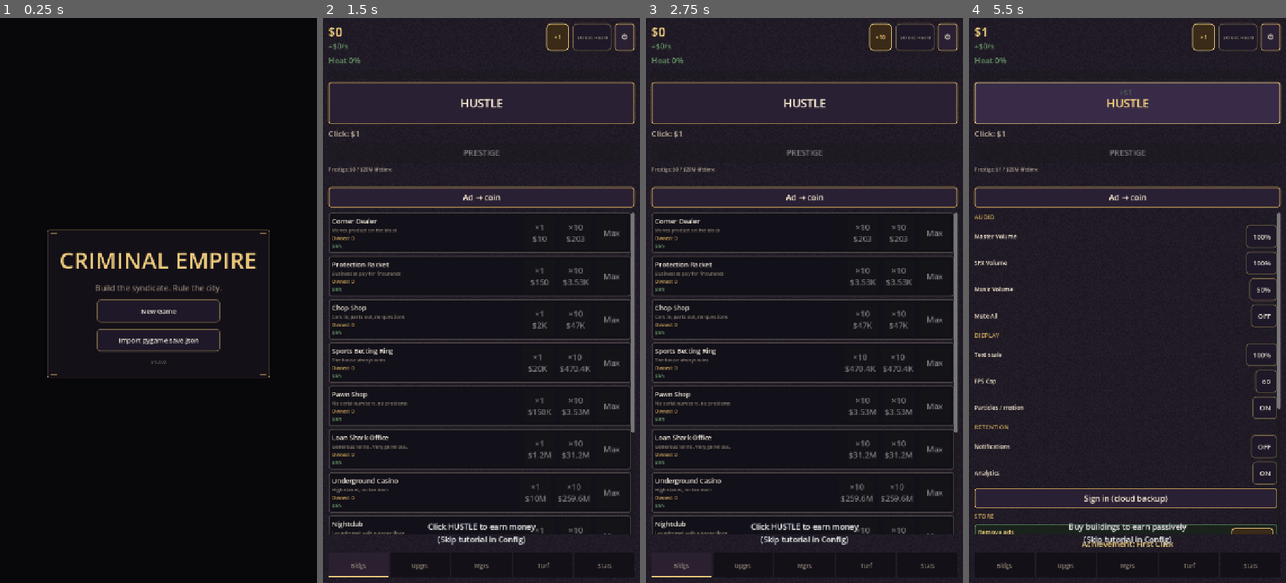
Above: before the commit, frames 1-4 (left to right).
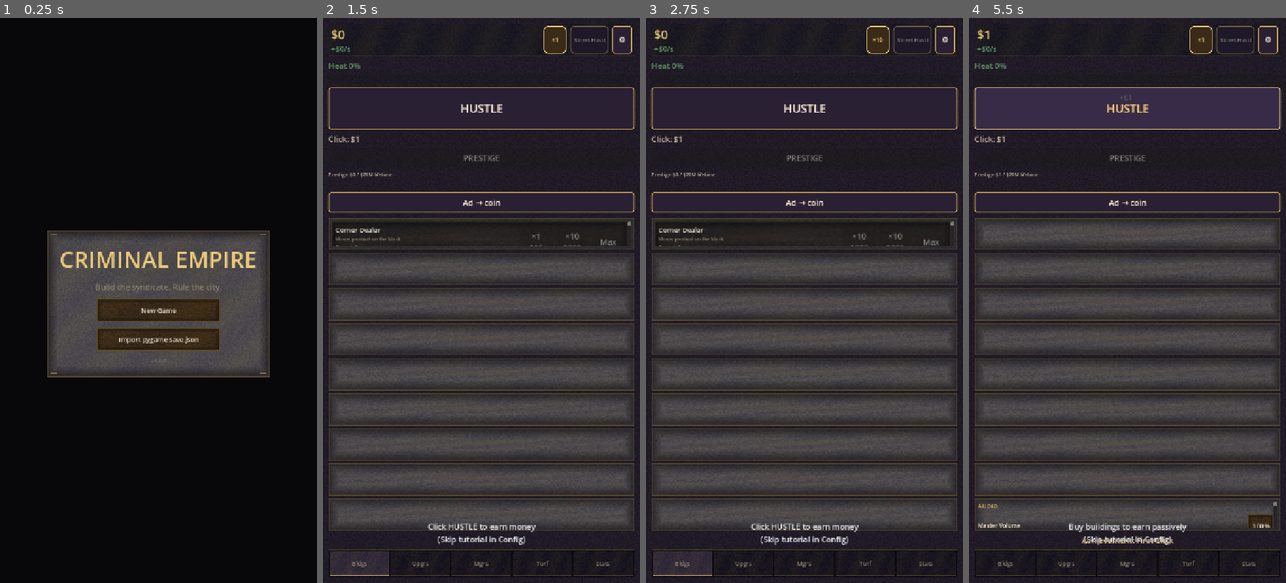
Above: after the commit, the same moments.

Repository: ironassassin3/Idle-empire
Game: Godot game, scene res://scenes/main_menu.tscn
Same seed, same stepped clock (60 frames per second), same inputs: the game is played once before the commit and once after it.
Inputs:
- Up to frame 1 (0.25 s): no input
- Up to frame 2 (1.5 s): click "Import pygame save.json" at 0.5 s; click "New Game" at 1.25 s
- Up to frame 3 (2.75 s): click "×1" at 2 s
- Up to frame 4 (5.5 s): click "×10" at 2.75 s; click "Max" at 3.5 s; click "⚙" at 4.25 s; click "HUSTLE" at 5 s

The runs differ from the first frame. In frame 1, 16% of the frame differs, in the area x 14-86%, y 37-64%; in frame 2, 45%, in the area x 1-99%, y 0-99%; in frame 3, 45%; in frame 4, 45%.

Commit message:
feat(ui): procedural rustic noir theme with MM drop-in hooks
Bake tileable paper/leather UI textures at startup when MM PNGs are absent;
wire StyleBoxTexture surfaces across game screen, menu ledger, overlays, and rows.

Co-authored-by: Cursor <cursoragent@cursor.com>

Diff:
--- a/godot/project.godot
+++ b/godot/project.godot
@@ -34,6 +34,7 @@
 Monetization="*res://scripts/autoload/monetization.gd"
 Notifications="*res://scripts/autoload/notifications.gd"
 CloudSave="*res://scripts/autoload/cloud_save.gd"
+RusticUi="*res://scripts/autoload/rustic_ui.gd"
 
 [display]
 
--- a/godot/scripts/autoload/game_config.gd
+++ b/godot/scripts/autoload/game_config.gd
@@ -29,5 +29,5 @@
 const OFFLINE_EFFICIENCY := 0.6
 const SHOW_PARTICLES := true
 
-# P14 — flip to true once Material Maker rustic_noir graphs are exported to assets/ui/textures/.
-const UI_RUSTIC_THEME := false
+# P14 rustic noir — procedural bake at startup; set false to force flat StyleBoxFlat UI.
+const UI_RUSTIC_THEME := true
--- /dev/null
+++ b/godot/scripts/autoload/rustic_ui.gd
@@ -0,0 +1,8 @@
+extends Node
+## Startup hook — bake/load rustic textures once, apply theme when ready.
+
+
+func _ready() -> void:
+	GameTheme.init_rustic()
+	if GameTheme.is_rustic_active():
+		GameTheme.apply_rustic_theme(get_tree())
--- a/godot/scripts/tools/soak_autoloads.gd
+++ b/godot/scripts/tools/soak_autoloads.gd
@@ -18,6 +18,7 @@
 	["Monetization", "res://scripts/autoload/monetization.gd"],
 	["Notifications", "res://scripts/autoload/notifications.gd"],
 	["CloudSave", "res://scripts/autoload/cloud_save.gd"],
+	["RusticUi", "res://scripts/autoload/rustic_ui.gd"],
 ]
 
 
--- a/godot/scripts/ui/game_screen.gd
+++ b/godot/scripts/ui/game_screen.gd
@@ -41,6 +41,9 @@
 @onready var _prestige_info: Label = $Root/VBox/Body/Left/PrestigeInfo
 @onready var _buff_label: Label = $Root/VBox/Body/Left/BuffLabel
 # Bottom nav bar (5 primary tabs) + Turf subtab bar + header gear.
+@onready var _bottom_bar: HBoxContainer = $Root/VBox/BottomBar
+@onready var _header: HBoxContainer = $Root/VBox/Header
+@onready var _body_right: VBoxContainer = $Root/VBox/Body/Right
 @onready var _tab_bldgs: Button = $Root/VBox/BottomBar/BldgsBtn
 @onready var _tab_upgrs: Button = $Root/VBox/BottomBar/UpgrsBtn
 @onready var _tab_mgrs: Button = $Root/VBox/BottomBar/MgrsBtn
@@ -171,6 +174,7 @@
 		AudioManager.set_music_mode(MusicDefs.MusicMode.PLAYING_AMBIENT)
 	_apply_safe_area()
 	_apply_header_theme()
+	_apply_rustic_surfaces()
 	get_viewport().size_changed.connect(_apply_safe_area)
 	_heat_bar.max_value = 100.0
 	_populate_buildings()
@@ -241,6 +245,56 @@
 	_refresh_tab_strip()
 
 
+func _apply_rustic_surfaces() -> void:
+	if not GameTheme.is_rustic_active():
+		return
+	_wrap_strip_panel(_header, GameTheme.header_strip_style())
+	_wrap_strip_panel(_bottom_bar, GameTheme.tab_bar_bg_style())
+	for scroll in [
+		_bldgs_scroll, _upgrs_scroll, _turf_scroll, _rivals_scroll,
+		_crew_scroll, _ops_scroll, _stats_scroll, _mgrs_scroll, _config_scroll,
+	]:
+		_wrap_content_panel(scroll)
+	_dragon_hud.add_theme_stylebox_override("panel", GameTheme.panel_style())
+
+
+func _wrap_strip_panel(inner: Control, style: StyleBox) -> void:
+	if inner.get_meta("_rustic_wrapped", false):
+		return
+	var parent := inner.get_parent()
+	if parent == null:
+		return
+	var idx := inner.get_index()
+	var shell := PanelContainer.new()
+	shell.mouse_filter = Control.MOUSE_FILTER_IGNORE
+	shell.add_theme_stylebox_override("panel", style)
+	parent.remove_child(inner)
+	shell.add_child(inner)
+	inner.size_flags_horizontal = Control.SIZE_EXPAND_FILL
+	inner.size_flags_vertical = Control.SIZE_SHRINK_CENTER
+	parent.add_child(shell)
+	parent.move_child(shell, idx)
+	inner.set_meta("_rustic_wrapped", true)
+
+
+func _wrap_content_panel(scroll: ScrollContainer) -> void:
+	if scroll.get_meta("_rustic_panel", false):
+		return
+	var parent := scroll.get_parent()
+	if parent == null:
+		return
+	var idx := scroll.get_index()
+	var panel := PanelContainer.new()
+	panel.size_flags_vertical = Control.SIZE_EXPAND_FILL
+	panel.add_theme_stylebox_override("panel", GameTheme.panel_style())
+	parent.remove_child(scroll)
+	panel.add_child(scroll)
+	scroll.size_flags_vertical = Control.SIZE_EXPAND_FILL
+	parent.add_child(panel)
+	parent.move_child(panel, idx)
+	scroll.set_meta("_rustic_panel", true)
+
+
 func _apply_overlay_theme() -> void:
 	_milestone_title.add_theme_color_override("font_color", GameTheme.GOLD_BRIGHT)
 	_milestone_title.add_theme_font_size_override("font_size", GameTheme.scaled_font(18))
@@ -1284,7 +1338,7 @@
 		_config_body.add_child(owned)
 		return
 	var panel := PanelContainer.new()
-	panel.add_theme_stylebox_override("panel", GameTheme.make_row_card_flat(GameTheme.RowAffordance.BUYABLE))
+	panel.add_theme_stylebox_override("panel", GameTheme.row_card_style(GameTheme.RowAffordance.BUYABLE))
 	var row := HBoxContainer.new()
 	row.add_theme_constant_override("separation", 8)
 	panel.add_child(row)
--- a/godot/scripts/ui/game_theme.gd
+++ b/godot/scripts/ui/game_theme.gd
@@ -1,7 +1,9 @@
 class_name GameTheme
 extends RefCounted
 ## Noir palette + P14 typography / StyleBox helpers — mirrors src/theme.py Phase 127.
-## Material Maker texture paths are wired here; flat StyleBoxFlat fallbacks until P14.1 MM export.
+## Rustic surfaces: procedural bake (RusticTextureBaker) with MM PNG drop-in override.
+
+const RusticTextureBaker = preload("res://scripts/ui/rustic_texture_baker.gd")
 
 const BG := Color("08070a")
 const BG_PANEL := Color("121018")
@@ -54,6 +56,134 @@
 const TEX_MODAL := "res://assets/ui/textures/modal_frame.png"
 const TEX_WAX_SEAL := "res://assets/ui/textures/wax_seal.png"
 
+const _SLICE_MARGIN := 24
+const _CARD_SLICE := 18
+
+static var _rustic_textures: Dictionary = {}
+static var _rustic_style_cache: Dictionary = {}
+static var _rustic_init_done: bool = false
+static var _rustic_active: bool = false
+
+
+static func is_rustic_active() -> bool:
+	return _rustic_active
+
+
+static func init_rustic() -> void:
+	if _rustic_init_done:
+		return
+	_rustic_init_done = true
+	_rustic_active = false
+	_rustic_textures.clear()
+	_rustic_style_cache.clear()
+	if not GameConfig.UI_RUSTIC_THEME:
+		return
+	var loaded: Dictionary = RusticTextureBaker.load_or_bake()
+	if loaded.is_empty():
+		push_warning("GameTheme: rustic theme requested but bake produced no textures")
+		return
+	_rustic_textures = loaded
+	_rustic_active = true
+
+
+static func apply_rustic_theme(tree: SceneTree = null) -> void:
+	if not _rustic_active:
+		return
+	var theme_path := "res://theme/rustic_noir_theme.tres"
+	if not ResourceLoader.exists(theme_path):
+		return
+	var theme := (load(theme_path) as Theme).duplicate(true)
+	if theme == null:
+		return
+	var btn_n := _rustic_btn_style(RusticTextureBaker.KEY_BTN_NORMAL)
+	var btn_h := _rustic_btn_style(RusticTextureBaker.KEY_BTN_HOVER)
+	var btn_p := _rustic_btn_style(RusticTextureBaker.KEY_BTN_PRESSED)
+	if btn_n != null:
+		theme.set_stylebox("normal", &"Button", btn_n)
+	if btn_h != null:
+		theme.set_stylebox("hover", &"Button", btn_h)
+	if btn_p != null:
+		theme.set_stylebox("pressed", &"Button", btn_p)
+	var panel := _rustic_slice_style(RusticTextureBaker.KEY_PANEL, _SLICE_MARGIN)
+	if panel != null:
+		theme.set_stylebox("panel", &"PanelContainer", panel)
+	if tree != null and tree.root != null:
+		tree.root.theme = theme
+
+
+static func _rustic_tex(key: String) -> Texture2D:
+	return _rustic_textures.get(key) as Texture2D
+
+
+static func _rustic_slice_style(key: String, margin: int, content: float = 8.0) -> StyleBoxTexture:
+	if not _rustic_active:
+		return null
+	var cache_key := "%s|%d|%.1f" % [key, margin, content]
+	if _rustic_style_cache.has(cache_key):
+		return _rustic_style_cache[cache_key]
+	var tex := _rustic_tex(key)
+	if tex == null:
+		return null
+	var sb := StyleBoxTexture.new()
+	sb.texture = tex
+	sb.texture_margin_left = margin
+	sb.texture_margin_top = margin
+	sb.texture_margin_right = margin
+	sb.texture_margin_bottom = margin
+	sb.set_content_margin_all(content)
+	_rustic_style_cache[cache_key] = sb
+	return sb
+
+
+static func _rustic_btn_style(key: String) -> StyleBoxTexture:
+	return _rustic_slice_style(key, 10, 10.0)
+
+
+static func _rustic_tab_style(active: bool) -> StyleBox:
+	if not _rustic_active:
+		return null
+	var key := RusticTextureBaker.KEY_TAB_ACTIVE if active else RusticTextureBaker.KEY_TAB_IDLE
+	var sb := _rustic_slice_style(key, 8, 6.0)
+	if sb == null:
+		return null
+	sb.axis_stretch_horizontal = StyleBoxTexture.AXIS_STRETCH_MODE_STRETCH
+	sb.axis_stretch_vertical = StyleBoxTexture.AXIS_STRETCH_MODE_STRETCH
+	return sb
+
+
+static func _row_card_modulate(affordance: int) -> Color:
+	match affordance:
+		RowAffordance.OWNED:
+			return Color(GREEN, 0.92)
+		RowAffordance.PETE:
+			return Color(GOLD_BRIGHT, 0.95)
+		RowAffordance.BUYABLE:
+			return Color(GREEN, 1.05)
+		_:
+			return Color(TEXT_MUTED, 0.88)
+
+
+static func header_strip_style() -> StyleBox:
+	if _rustic_active:
+		var sb := _rustic_slice_style(RusticTextureBaker.KEY_HEADER_STRIP, 6, 6.0)
+		if sb != null:
+			sb.axis_stretch_horizontal = StyleBoxTexture.AXIS_STRETCH_MODE_TILE
+			return sb
+	return make_panel_flat()
+
+
+static func tab_bar_bg_style() -> StyleBox:
+	if _rustic_active:
+		var sb := _rustic_slice_style(RusticTextureBaker.KEY_TAB_BAR_BG, 6, 4.0)
+		if sb != null:
+			sb.axis_stretch_horizontal = StyleBoxTexture.AXIS_STRETCH_MODE_TILE
+			return sb
+	var sb_flat := StyleBoxFlat.new()
+	sb_flat.bg_color = BG_PANEL
+	sb_flat.border_color = Color(GOLD, 0.25)
+	sb_flat.set_border_width(Side.SIDE_TOP, 1)
+	return sb_flat
+
 
 static func truncate(text: String, max_chars: int) -> String:
 	if text.length() <= max_chars:
@@ -62,7 +192,7 @@
 
 
 static func texture_exists(path: String) -> bool:
-	return not path.is_empty() and ResourceLoader.exists(path)
+	return not path.is_empty() and FileAccess.file_exists(path)
 
 
 static func make_panel_flat() -> StyleBoxFlat:
@@ -116,7 +246,10 @@
 
 
 static func tab_strip_style(active: bool) -> StyleBox:
-	if GameConfig.UI_RUSTIC_THEME and texture_exists(TEX_TAB_BAR):
+	var rustic := _rustic_tab_style(active)
+	if rustic != null:
+		return rustic
+	if _rustic_active and texture_exists(TEX_TAB_BAR):
 		var tex := StyleBoxTexture.new()
 		tex.texture = load(TEX_TAB_BAR)
 		return tex
@@ -124,9 +257,18 @@
 
 
 static func panel_style() -> StyleBox:
-	if GameConfig.UI_RUSTIC_THEME and texture_exists(TEX_PANEL):
+	if _rustic_active:
+		var sb := _rustic_slice_style(RusticTextureBaker.KEY_PANEL, _SLICE_MARGIN)
+		if sb != null:
+			return sb
+	if texture_exists(TEX_PANEL):
 		var tex := StyleBoxTexture.new()
 		tex.texture = load(TEX_PANEL)
+		tex.texture_margin_left = _SLICE_MARGIN
+		tex.texture_margin_top = _SLICE_MARGIN
+		tex.texture_margin_right = _SLICE_MARGIN
+		tex.texture_margin_bottom = _SLICE_MARGIN
+		tex.set_content_margin_all(8.0)
 		return tex
 	return make_panel_flat()
 
@@ -208,13 +350,26 @@
 
 
 static func menu_ledger_style() -> StyleBox:
+	if _rustic_active:
+		var sb := _rustic_slice_style(RusticTextureBaker.KEY_MODAL, _SLICE_MARGIN, 28.0)
+		if sb != null:
+			return sb
 	return make_menu_ledger_flat()
 
 
 static func overlay_ledger_style() -> StyleBox:
-	if GameConfig.UI_RUSTIC_THEME and texture_exists(TEX_MODAL):
+	if _rustic_active:
+		var sb := _rustic_slice_style(RusticTextureBaker.KEY_MODAL, _SLICE_MARGIN, 20.0)
+		if sb != null:
+			return sb
+	if texture_exists(TEX_MODAL):
 		var tex := StyleBoxTexture.new()
 		tex.texture = load(TEX_MODAL)
+		tex.texture_margin_left = _SLICE_MARGIN
+		tex.texture_margin_top = _SLICE_MARGIN
+		tex.texture_margin_right = _SLICE_MARGIN
+		tex.texture_margin_bottom = _SLICE_MARGIN
+		tex.set_content_margin_all(20.0)
 		return tex
 	return make_menu_ledger_flat()
 
@@ -253,14 +408,28 @@
 	if btn == null:
 		return
 	btn.custom_minimum_size.y = maxf(float(btn.custom_minimum_size.y), float(MENU_BTN_MIN_H))
-	var normal := make_menu_button_flat(primary)
-	var hover := make_menu_button_flat(primary)
-	hover.bg_color = hover.bg_color.lightened(0.08)
-	var pressed := make_menu_button_flat(primary)
-	pressed.bg_color = pressed.bg_color.darkened(0.06)
-	btn.add_theme_stylebox_override("normal", normal)
-	btn.add_theme_stylebox_override("hover", hover)
-	btn.add_theme_stylebox_override("pressed", pressed)
+	if _rustic_active:
+		var normal := _rustic_btn_style(RusticTextureBaker.KEY_BTN_NORMAL)
+		var hover := _rustic_btn_style(RusticTextureBaker.KEY_BTN_HOVER)
+		var pressed := _rustic_btn_style(RusticTextureBaker.KEY_BTN_PRESSED)
+		if normal != null:
+			btn.add_theme_stylebox_override("normal", normal)
+		if hover != null:
+			btn.add_theme_stylebox_override("hover", hover)
+		if pressed != null:
+			btn.add_theme_stylebox_override("pressed", pressed)
+		btn.add_theme_stylebox_override("disabled", make_menu_button_flat(false))
+		btn.add_theme_color_override("font_color", GOLD_BRIGHT if primary else TEXT)
+		btn.add_theme_font_size_override("font_size", scaled_font(16 if primary else 15))
+		return
+	var normal_flat := make_menu_button_flat(primary)
+	var hover_flat := make_menu_button_flat(primary)
+	hover_flat.bg_color = hover_flat.bg_color.lightened(0.08)
+	var pressed_flat := make_menu_button_flat(primary)
+	pressed_flat.bg_color = pressed_flat.bg_color.darkened(0.06)
+	btn.add_theme_stylebox_override("normal", normal_flat)
+	btn.add_theme_stylebox_override("hover", hover_flat)
+	btn.add_theme_stylebox_override("pressed", pressed_flat)
 	btn.add_theme_stylebox_override("disabled", make_menu_button_flat(false))
 	btn.add_theme_color_override("font_color", GOLD_BRIGHT if primary else TEXT)
 	btn.add_theme_font_size_override("font_size", scaled_font(16 if primary else 15))
@@ -288,9 +457,20 @@
 
 
 static func row_card_style(affordance: int) -> StyleBox:
-	if GameConfig.UI_RUSTIC_THEME and texture_exists(TEX_CARD):
+	if _rustic_active:
+		var base := _rustic_slice_style(RusticTextureBaker.KEY_CARD, _CARD_SLICE, 8.0)
+		if base != null:
+			var sb := base.duplicate() as StyleBoxTexture
+			sb.modulate_color = _row_card_modulate(affordance)
+			return sb
+	if texture_exists(TEX_CARD):
 		var tex := StyleBoxTexture.new()
 		tex.texture = load(TEX_CARD)
+		tex.texture_margin_left = _CARD_SLICE
+		tex.texture_margin_top = _CARD_SLICE
+		tex.texture_margin_right = _CARD_SLICE
+		tex.texture_margin_bottom = _CARD_SLICE
+		tex.set_content_margin_all(8.0)
 		return tex
 	return make_row_card_flat(affordance)
 
--- a/godot/scripts/ui/prestige_tree_overlay.gd
+++ b/godot/scripts/ui/prestige_tree_overlay.gd
@@ -179,7 +179,7 @@
 func _make_perk_card(key: String, perk_name: String, cost: int, effect: String, tier: int, meta: Dictionary) -> PanelContainer:
 	var panel := PanelContainer.new()
 	panel.custom_minimum_size = Vector2(220, 128)
-	panel.add_theme_stylebox_override("panel", GameTheme.make_row_card_flat(
+	panel.add_theme_stylebox_override("panel", GameTheme.row_card_style(
 		GameTheme.RowAffordance.OWNED if key in GameState.perks_purchased else GameTheme.RowAffordance.LOCKED
 	))
 	var vbox := VBoxContainer.new()
@@ -210,7 +210,7 @@
 	elif gate.get("ok", false):
 		btn.text = "Buy (%d inf)" % cost
 		btn.pressed.connect(_on_buy_perk.bind(key))
-		panel.add_theme_stylebox_override("panel", GameTheme.make_row_card_flat(GameTheme.RowAffordance.BUYABLE))
+		panel.add_theme_stylebox_override("panel", GameTheme.row_card_style(GameTheme.RowAffordance.BUYABLE))
 	else:
 		btn.text = str(gate.get("reason", "Locked"))
 		btn.disabled = true
--- /dev/null
+++ b/godot/scripts/ui/rustic_texture_baker.gd
@@ -0,0 +1,199 @@
+class_name RusticTextureBaker
+extends RefCounted
+## Procedural 9-slice UI textures — warm paper/leather noir palette (P14 rustic path).
+## Baked once at startup; MM PNGs in assets/ui/textures/ override when present.
+
+const SLICE_MARGIN := 24
+const PANEL_SIZE := 256
+const CARD_SIZE := 192
+const MODAL_SIZE := 320
+const TAB_STRIP_H := 56
+const TAB_STRIP_W := 256
+const BTN_W := 128
+const BTN_H := 48
+const HEADER_H := 48
+const HEADER_W := 512
+
+const KEY_PANEL := "panel"
+const KEY_CARD := "card"
+const KEY_MODAL := "modal"
+const KEY_TAB_IDLE := "tab_idle"
+const KEY_TAB_ACTIVE := "tab_active"
+const KEY_TAB_BAR_BG := "tab_bar_bg"
+const KEY_HEADER_STRIP := "header_strip"
+const KEY_BTN_NORMAL := "btn_normal"
+const KEY_BTN_HOVER := "btn_hover"
+const KEY_BTN_PRESSED := "btn_pressed"
+
+const MM_PATHS := {
+	KEY_PANEL: GameTheme.TEX_PANEL,
+	KEY_CARD: GameTheme.TEX_CARD,
+	KEY_MODAL: GameTheme.TEX_MODAL,
+	KEY_TAB_BAR_BG: GameTheme.TEX_TAB_BAR,
+}
+
+
+static func bake_all() -> Dictionary:
+	var rng := RandomNumberGenerator.new()
+	rng.seed = 1337
+	return {
+		KEY_PANEL: _bake_panel(rng, PANEL_SIZE, PANEL_SIZE, false),
+		KEY_CARD: _bake_panel(rng, CARD_SIZE, CARD_SIZE, true),
+		KEY_MODAL: _bake_panel(rng, MODAL_SIZE, MODAL_SIZE, false, 1.15),
+		KEY_TAB_IDLE: _bake_tab_strip(rng, false),
+		KEY_TAB_ACTIVE: _bake_tab_strip(rng, true),
+		KEY_TAB_BAR_BG: _bake_tab_bar_bg(rng),
+		KEY_HEADER_STRIP: _bake_header_strip(rng),
+		KEY_BTN_NORMAL: _bake_button(rng, 0.0),
+		KEY_BTN_HOVER: _bake_button(rng, 0.06),
+		KEY_BTN_PRESSED: _bake_button(rng, -0.05),
+	}
+
+
+static func load_or_bake() -> Dictionary:
+	var out: Dictionary = {}
+	for key in MM_PATHS:
+		var path: String = MM_PATHS[key]
+		if _mm_file_exists(path):
+			var tex := load(path) as Texture2D
+			if tex != null:
+				out[key] = tex
+	var baked := bake_all()
+	for key in baked:
+		if not out.has(key):
+			out[key] = baked[key]
+	return out
+
+
+static func _mm_file_exists(path: String) -> bool:
+	return not path.is_empty() and FileAccess.file_exists(path)
+
+
+static func _base_paper() -> Color:
+	return Color(GameTheme.TEXT).lerp(GameTheme.BG_PANEL, 0.72)
+
+
+static func _fill_paper_noise(img: Image, base: Color, rng: RandomNumberGenerator, grain: float = 0.045) -> void:
+	var w := img.get_width()
+	var h := img.get_height()
+	for y in h:
+		for x in w:
+			var n := rng.randf_range(-1.0, 1.0)
+			var stain := sin(float(x) * 0.07 + float(y) * 0.05) * 0.015
+			var c := base
+			c.r = clampf(c.r + n * grain + stain, 0.0, 1.0)
+			c.g = clampf(c.g + n * grain * 0.9 + stain * 0.8, 0.0, 1.0)
+			c.b = clampf(c.b + n * grain * 0.75, 0.0, 1.0)
+			c.a = 1.0
+			img.set_pixel(x, y, c)
+
+
+static func _apply_worn_border(img: Image, margin: int, gold_strength: float = 0.55) -> void:
+	var w := img.get_width()
+	var h := img.get_height()
+	var gold := GameTheme.GOLD
+	for y in h:
+		for x in w:
+			var dx := mini(x, w - 1 - x)
+			var dy := mini(y, h - 1 - y)
+			var edge := mini(dx, dy)
+			if edge >= margin:
+				continue
+			var t := 1.0 - float(edge) / float(margin)
+			var c: Color = img.get_pixel(x, y)
+			var dark := GameTheme.BG.darkened(0.15)
+			c = c.lerp(dark, t * 0.55)
+			var edge_gold := gold.lerp(dark, 0.35)
+			if edge < 3:
+				c = c.lerp(edge_gold, gold_strength * (1.0 - float(edge) / 3.0))
+			img.set_pixel(x, y, c)
+
+
+static func _apply_warm_stains(img: Image, rng: RandomNumberGenerator, count: int = 3) -> void:
+	var w := img.get_width()
+	var h := img.get_height()
+	for _i in count:
+		var cx := rng.randi_range(int(w / 4), int(w * 3 / 4))
+		var cy := rng.randi_range(int(h / 4), int(h * 3 / 4))
+		var rad := rng.randi_range(int(mini(w, h) / 8), int(mini(w, h) / 4))
+		var tint := Color(GameTheme.GOLD, 0.12).lerp(Color(GameTheme.TEXT_MUTED, 0.08), rng.randf())
+		for y in h:
+			for x in w:
+				var d := Vector2(x - cx, y - cy).length()
+				if d > float(rad):
+					continue
+				var falloff := 1.0 - d / float(rad)
+				var c: Color = img.get_pixel(x, y)
+				c = c.lerp(tint, falloff * tint.a)
+				img.set_pixel(x, y, c)
+
+
+static func _bake_panel(
+	rng: RandomNumberGenerator,
+	w: int,
+	h: int,
+	compact: bool,
+	border_boost: float = 1.0
+) -> ImageTexture:
+	var img := Image.create(w, h, false, Image.FORMAT_RGBA8)
+	var base := _base_paper()
+	if compact:
+		base = base.lerp(GameTheme.BG_CARD, 0.35)
+	_fill_paper_noise(img, base, rng)
+	_apply_warm_stains(img, rng, 2 if compact else 4)
+	var margin := SLICE_MARGIN if w >= PANEL_SIZE else int(SLICE_MARGIN * float(w) / float(PANEL_SIZE))
+	_apply_worn_border(img, margin, 0.45 * border_boost)
+	return ImageTexture.create_from_image(img)
+
+
+static func _bake_tab_strip(rng: RandomNumberGenerator, active: bool) -> ImageTexture:
+	var img := Image.create(TAB_STRIP_W, TAB_STRIP_H, false, Image.FORMAT_RGBA8)
+	var base := GameTheme.TAB_ACTIVE if active else GameTheme.TAB_IDLE
+	base = base.lerp(_base_paper(), 0.25 if active else 0.12)
+	_fill_paper_noise(img, base, rng, 0.035)
+	if active:
+		for x in TAB_STRIP_W:
+			for y in 3:
+				var t := 1.0 - float(y) / 3.0
+				var c: Color = img.get_pixel(x, TAB_STRIP_H - 1 - y)
+				c = c.lerp(GameTheme.GOLD_BRIGHT, t * 0.85)
+				img.set_pixel(x, TAB_STRIP_H - 1 - y, c)
+	else:
+		for x in TAB_STRIP_W:
+			var c: Color = img.get_pixel(x, TAB_STRIP_H - 1)
+			c = c.lerp(Color(GameTheme.GOLD, 0.35), 0.6)
+			img.set_pixel(x, TAB_STRIP_H - 1, c)
+	return ImageTexture.create_from_image(img)
+
+
+static func _bake_tab_bar_bg(rng: RandomNumberGenerator) -> ImageTexture:
+	var img := Image.create(TAB_STRIP_W, TAB_STRIP_H, false, Image.FORMAT_RGBA8)
+	var base := GameTheme.BG_PANEL.lerp(GameTheme.BG, 0.4)
+	_fill_paper_noise(img, base, rng, 0.03)
+	for y in 2:
+		for x in TAB_STRIP_W:
+			var c: Color = img.get_pixel(x, y)
+			c = c.lerp(GameTheme.GOLD, 0.25)
+			img.set_pixel(x, y, c)
+	return ImageTexture.create_from_image(img)
+
+
+static func _bake_header_strip(rng: RandomNumberGenerator) -> ImageTexture:
+	var img := Image.create(HEADER_W, HEADER_H, false, Image.FORMAT_RGBA8)
+	var base := GameTheme.BG_PANEL.lerp(_base_paper(), 0.18)
+	_fill_paper_noise(img, base, rng, 0.028)
+	for x in HEADER_W:
+		var c: Color = img.get_pixel(x, HEADER_H - 1)
+		c = c.lerp(Color(GameTheme.GOLD, 0.4), 0.5)
+		img.set_pixel(x, HEADER_H - 1, c)
+	return ImageTexture.create_from_image(img)
+
+
+static func _bake_button(rng: RandomNumberGenerator, lift: float) -> ImageTexture:
+	var img := Image.create(BTN_W, BTN_H, false, Image.FORMAT_RGBA8)
+	var base := GameTheme.BADGE_BG if lift >= 0.0 else GameTheme.CHIP_BG
+	base = base.lightened(lift)
+	_fill_paper_noise(img, base, rng, 0.04)
+	var margin := 10
+	_apply_worn_border(img, margin, 0.65)
+	return ImageTexture.create_from_image(img)
--- /dev/null
+++ b/godot/theme/rustic_noir_theme.tres
@@ -0,0 +1,60 @@
+[gd_resource type="Theme" format=3 uid="uid://ce6c43yn8yiyy"]
+
+[sub_resource type="StyleBoxFlat" id="StyleBoxFlat_btn"]
+bg_color = Color(0.165, 0.125, 0.2, 1)
+border_width_left = 2
+border_width_top = 2
+border_width_right = 2
+border_width_bottom = 2
+border_color = Color(0.784, 0.639, 0.353, 1)
+corner_radius_top_left = 6
+corner_radius_top_right = 6
+corner_radius_bottom_right = 6
+corner_radius_bottom_left = 6
+content_margin_left = 14.0
+content_margin_top = 10.0
+content_margin_right = 14.0
+content_margin_bottom = 10.0
+
+[sub_resource type="StyleBoxFlat" id="StyleBoxFlat_btn_hover"]
+bg_color = Color(0.22, 0.17, 0.28, 1)
+border_width_left = 2
+border_width_top = 2
+border_width_right = 2
+border_width_bottom = 2
+border_color = Color(0.925, 0.792, 0.49, 1)
+corner_radius_top_left = 6
+corner_radius_top_right = 6
+corner_radius_bottom_right = 6
+corner_radius_bottom_left = 6
+content_margin_left = 14.0
+content_margin_top = 10.0
+content_margin_right = 14.0
+content_margin_bottom = 10.0
+
+[sub_resource type="StyleBoxFlat" id="StyleBoxFlat_panel"]
+bg_color = Color(0.102, 0.082, 0.125, 1)
+border_width_left = 1
+border_width_top = 1
+border_width_right = 1
+border_width_bottom = 1
+border_color = Color(0.494, 0.416, 0.353, 1)
+corner_radius_top_left = 8
+corner_radius_top_right = 8
+corner_radius_bottom_right = 8
+corner_radius_bottom_left = 8
+content_margin_left = 8.0
+content_margin_top = 8.0
+content_margin_right = 8.0
+content_margin_bottom = 8.0
+
+[resource]
+default_font_size = 18
+Button/colors/font_color = Color(1, 0.95, 0.85, 1)
+Button/colors/font_hover_color = Color(1, 0.84, 0.49, 1)
+Button/font_sizes/font_size = 18
+Button/styles/hover = SubResource("StyleBoxFlat_btn_hover")
+Button/styles/normal = SubResource("StyleBoxFlat_btn")
+Button/styles/pressed = SubResource("StyleBoxFlat_btn_hover")
+Label/colors/font_color = Color(1, 0.95, 0.85, 1)
+PanelContainer/styles/panel = SubResource("StyleBoxFlat_panel")
Not shown, changed: P13_REPORT.md
Not shown, changed: P14_REPORT.md
Not shown, added: godot/assets/ui/textures/.gitkeep
